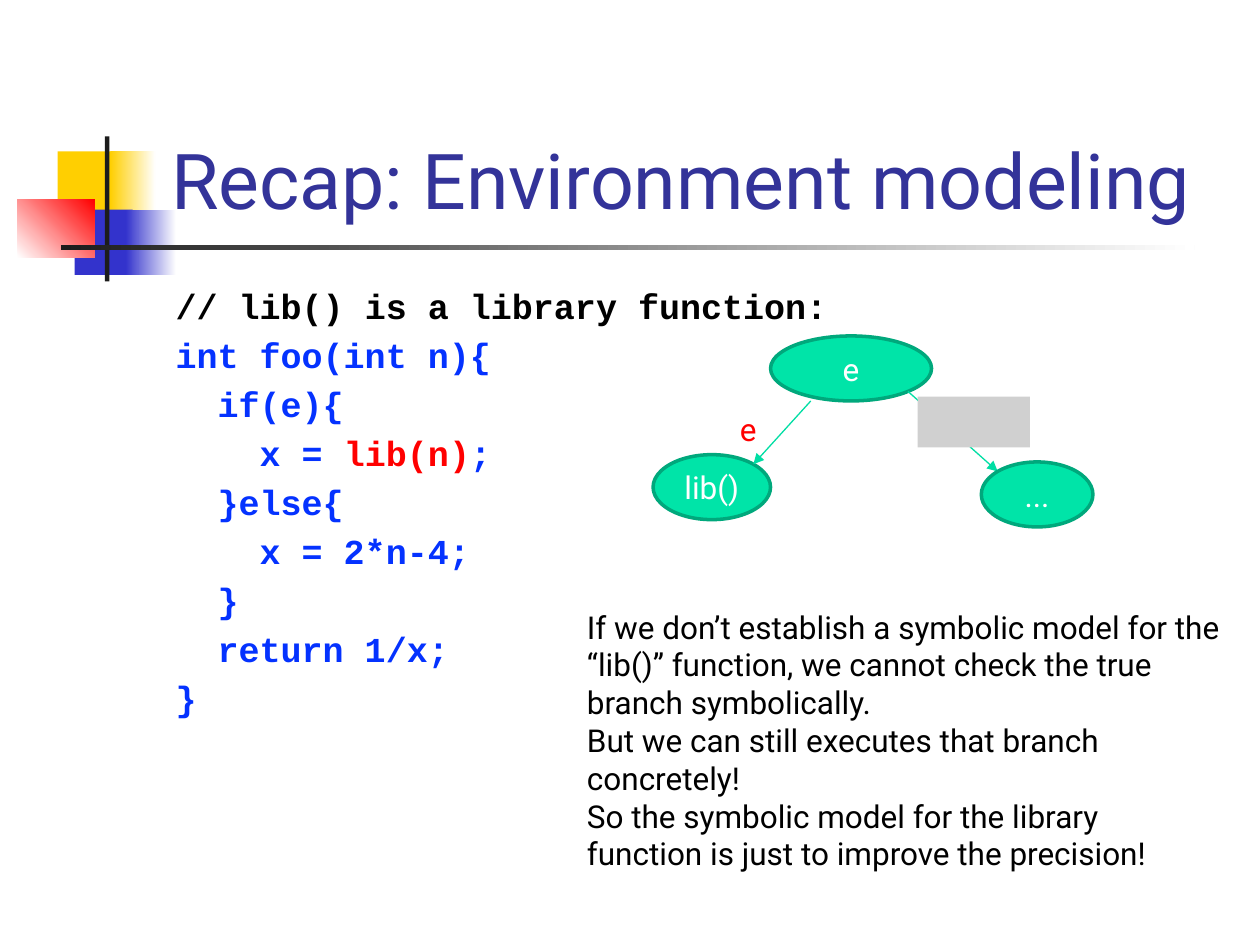
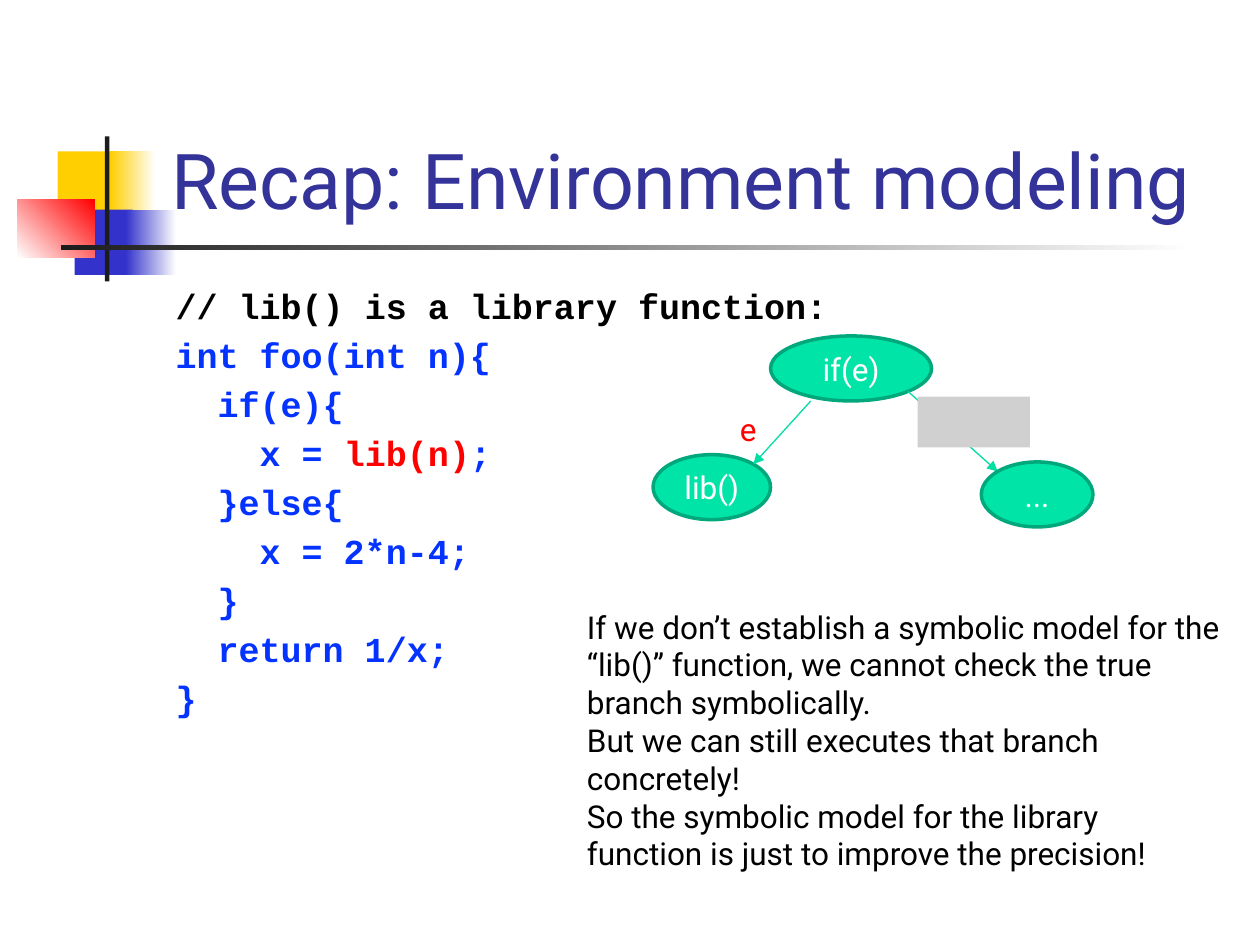
Before and after one commit to csslab-ustc/csslab-ustc.github.io, a slide deck: slide 4 of courses/theory/2022-spring/slides/lec18-concolic.pptx. Drawn at 1260x945 pixels with LibreOffice and Linux fonts; fonts in the diff are those of the drawing; grey boxes stand for pictures. Boxes give left, top, right and bottom in pixels: in the first picture for what was removed or moved away, otherwise in the second. Text is boxed around its words. In the diff, an @@ line names an element or a change of style, - is before the commit and + after.

```diff
--- a/courses/theory/2022-spring/slides/lec18-concolic.pptx
+++ b/courses/theory/2022-spring/slides/lec18-concolic.pptx
@@ text in ellipse at (x1=823, y1=356, x2=880, y2=388): text changed @@
-e
+if(e)
```
Also in this commit, not shown: 11 other slides changed, 2 other files.
